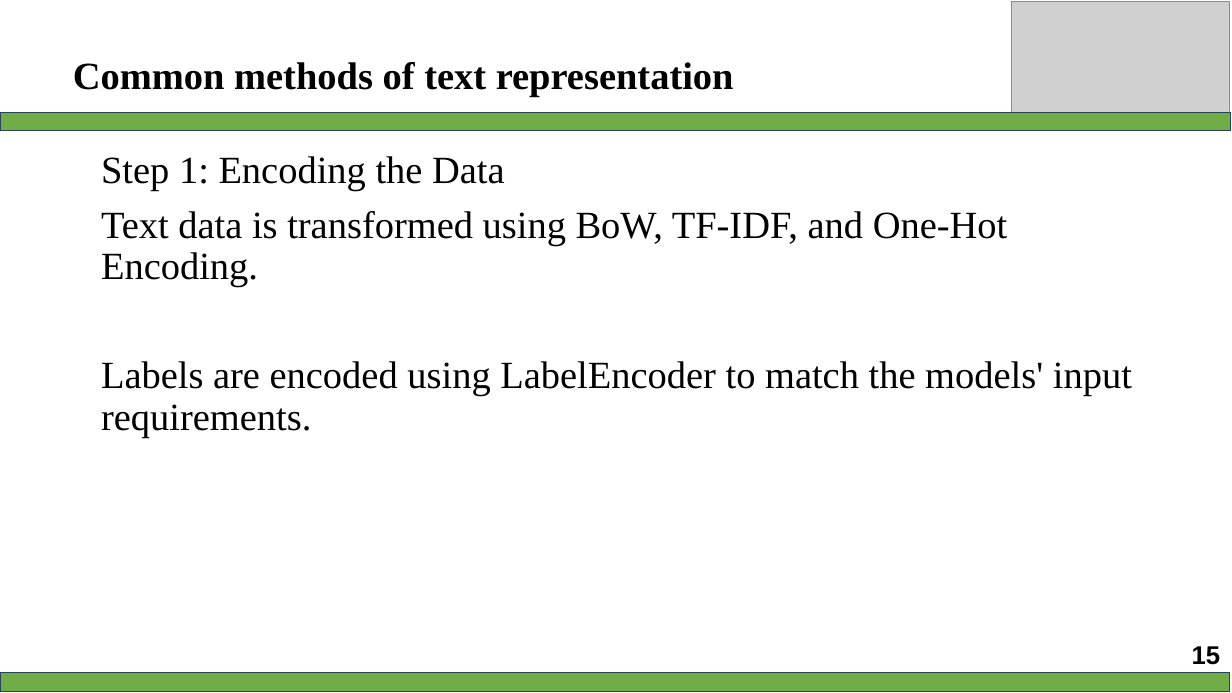
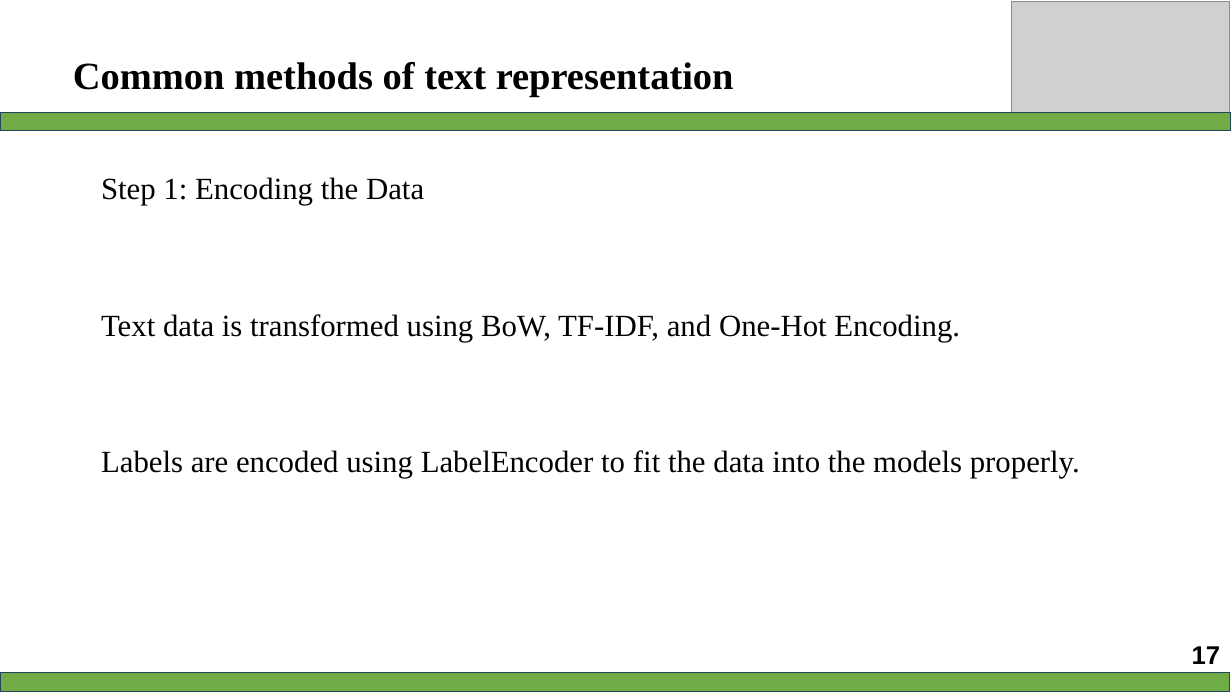
Before and after one commit to AmbiguousTimekeepr/midterm_NLP-with-RAG-, a slide deck: slide 17 of 522H0138_522H0092.pptx (slide 15 before the commit). Drawn at 1232x693 pixels with LibreOffice and Linux fonts; fonts in the diff are those of the drawing; grey boxes stand for pictures. Boxes give left, top, right and bottom in pixels: in the first picture for what was removed or moved away, otherwise in the second. Text is boxed around its words. In the diff, an @@ line names an element or a change of style, - is before the commit and + after.

```diff
--- a/522H0138_522H0092.pptx
+++ b/522H0138_522H0092.pptx
@@ text at (101, 177, 960, 342): size 30 to 24 pt in "Step 1: Encoding the Data", "Text data is transformed using BoW, TF-IDF, ..."; line spacing 0.9 to 1.5 @@
@@ text at (101, 450, 1080, 478): text changed; size 30 to 24 pt @@
-Labels are encoded using LabelEncoder to match the models' input requirements.
+Labels are encoded using LabelEncoder to fit the data into the models properly.
@@ page number at (1192, 646, 1221, 664): text changed @@
-15
+17
```
Also in this commit, not shown: 19 other slides changed, 6 slides added, 2 slides removed.
